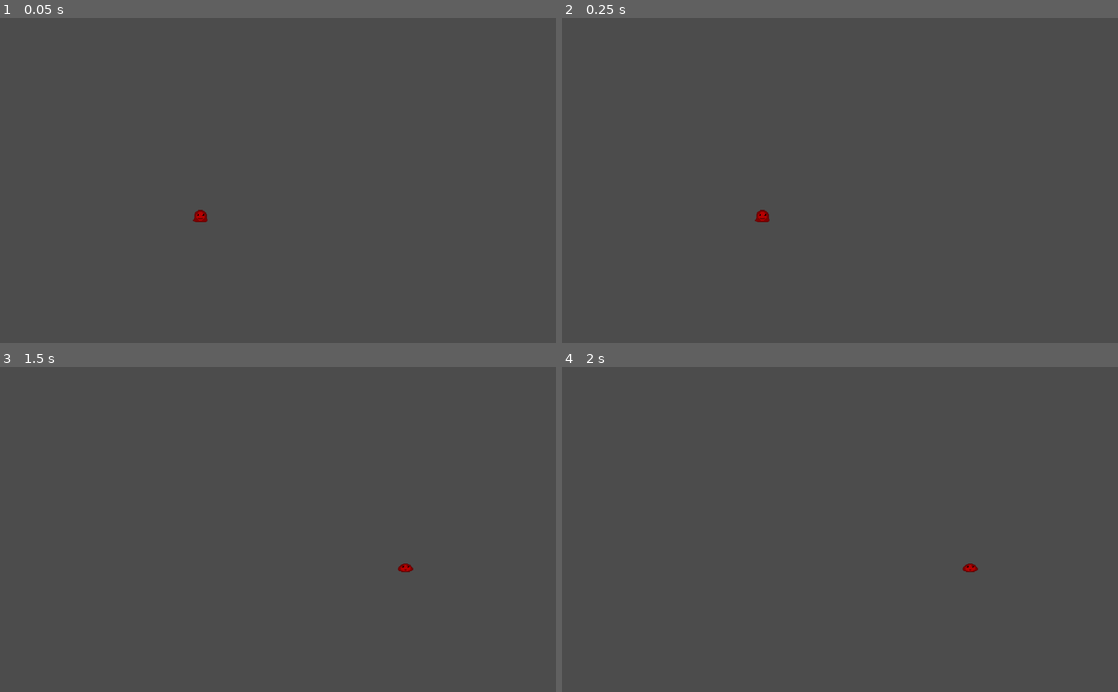
Above: before the commit, frames 1-4 (two rows, left to right).
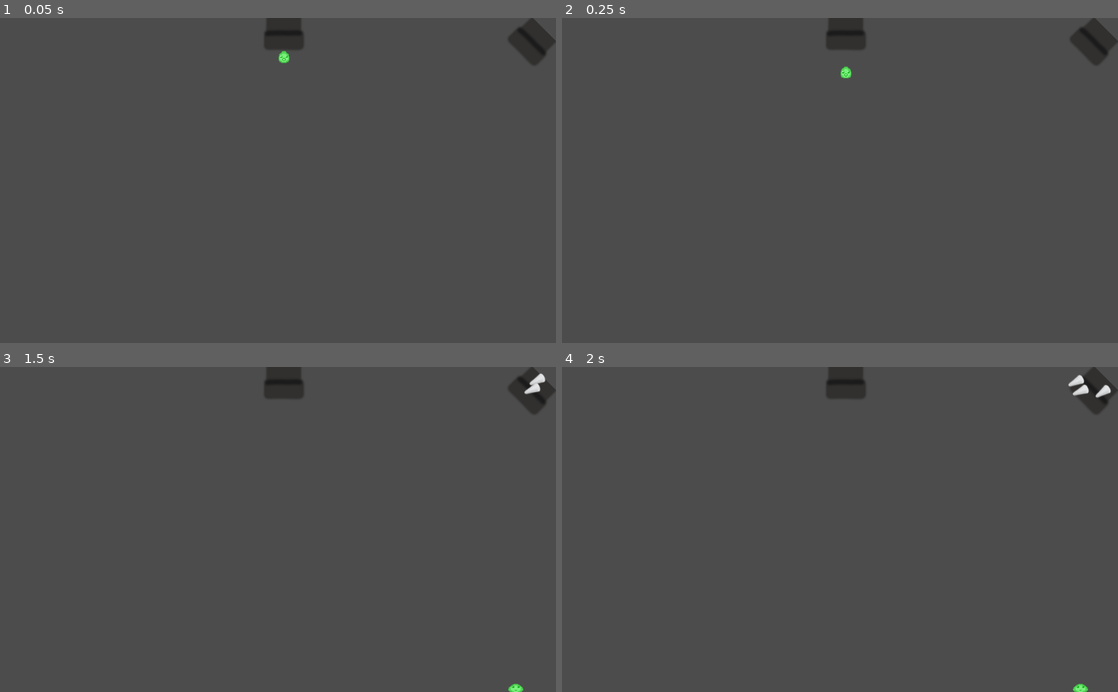
Above: after the commit, the same moments.

Repository: Aasherknight/Slimy
Game: Godot game, scene res://main.tscn
Same seed, same stepped clock (60 frames per second), same inputs: the game is played once before the commit and once after it.
Inputs:
- Up to frame 1 (0.05 s): no input
- Up to frame 2 (0.25 s): no input
- Up to frame 3 (1.5 s): hold Right (ui_right) 0.53-1.28 s; hold Down (ui_down) from 1.28 s (still down)
- Up to frame 4 (2 s): keep holding Down (ui_down)

The runs differ from the first frame. In frame 1, 1.4% of the frame differs, in the area x 34-100%, y 0-63%; in frame 2, 1.4%; in frame 3, 1.4%; in frame 4, 1.4%.

Commit message:
Avoid the spikes!

Diff:
--- a/Player.gd
+++ b/Player.gd
@@ -8,7 +8,7 @@
 var spawn = Vector2( 5, 5)
 
 #Movement variables
-var falling = false
+var falling = true
 var jumping = false
 var screen_bot = 590
 var jumpPower = 9
@@ -18,8 +18,9 @@
 var grav = 0.25
 
 #Collectables
-var red = true #determines if a Character has collected a Red Jelly and is able to eat enemies
-var redTimer = 10.0 #The time left remaining on the red mode
+var red = false #determines if a Character has collected a Red Jelly and is able to eat enemies
+var redTimer = 0 #The time left remaining on the red mode
+var maxRedTime = 10.0
 var jellyCollected = 0 #Integer, the number of Jelly that the player currently has collected
 
 
@@ -97,12 +98,12 @@
 	position.y = clamp(position.y, 0, screen_bot)
 
 func _on_Player_body_entered(body):
-	if !red:
-		position = spawn
-		emit_signal("hit")
-	else:
-		emit_signal("eat")
+	emit_signal("hit")
+
+func respawn():
+	position = spawn
 
 func start(pos):
 	position = pos
+	spawn = pos
 	show()
--- a/Player.tscn
+++ b/Player.tscn
@@ -4,8 +4,8 @@
 [ext_resource path="res://art/move1.png" type="Texture" id=2]
 [ext_resource path="res://art/move2.png" type="Texture" id=3]
 [ext_resource path="res://art/slimey.png" type="Texture" id=4]
-[ext_resource path="res://art/jump3.png" type="Texture" id=5]
-[ext_resource path="res://art/fall1.png" type="Texture" id=6]
+[ext_resource path="res://art/fall1.png" type="Texture" id=5]
+[ext_resource path="res://art/jump3.png" type="Texture" id=6]
 [ext_resource path="res://art/smooshedslimy.png" type="Texture" id=7]
 
 [sub_resource type="SpriteFrames" id=1]
@@ -23,13 +23,13 @@
 }, {
 "frames": [ ExtResource( 5 ) ],
 "loop": true,
-"name": "jumping",
-"speed": 2.0
+"name": "falling",
+"speed": 5.0
 }, {
 "frames": [ ExtResource( 6 ) ],
 "loop": true,
-"name": "falling",
-"speed": 5.0
+"name": "jumping",
+"speed": 2.0
 }, {
 "frames": [ ExtResource( 7 ) ],
 "loop": true,
@@ -55,6 +55,7 @@
 gravity = 98.002
 linear_damp = 0.1
 angular_damp = 1.0
+collision_layer = 15
 audio_bus_override = false
 audio_bus_name = "Master"
 script = ExtResource( 1 )
--- /dev/null
+++ b/Spikes.gd
@@ -0,0 +1,10 @@
+extends RigidBody2D
+
+export (int) var min_speed = 50  # Minimum speed range.
+export (int) var max_speed = 100 # Maximum speed range.
+
+func _ready():
+	pass
+
+func _on_Visibility_screen_exited():
+    queue_free()
--- /dev/null
+++ b/Spikes.tscn
@@ -0,0 +1,40 @@
+[gd_scene load_steps=3 format=2]
+
+[ext_resource path="res://Spikes.gd" type="Script" id=1]
+[ext_resource path="res://art/spike.png" type="Texture" id=2]
+
+[node name="RigidBody2D" type="RigidBody2D"]
+
+input_pickable = false
+collision_layer = 1
+collision_mask = 1
+mode = 0
+mass = 1.0
+friction = 1.0
+bounce = 0.0
+gravity_scale = 0.0
+custom_integrator = false
+continuous_cd = 0
+contacts_reported = 0
+contact_monitor = false
+sleeping = false
+can_sleep = true
+linear_velocity = Vector2( 0, 0 )
+linear_damp = -1.0
+angular_velocity = 0.0
+angular_damp = -1.0
+script = ExtResource( 1 )
+_sections_unfolded = [ "Collision", "collision" ]
+min_speed = 50
+max_speed = 100
+
+[node name="Sprite" type="Sprite" parent="." index="0"]
+
+scale = Vector2( 0.25, 0.25 )
+texture = ExtResource( 2 )
+_sections_unfolded = [ "Transform" ]
+
+[node name="CollisionPolygon2D" type="CollisionPolygon2D" parent="." index="1"]
+
+build_mode = 0
+polygon = PoolVector2Array( -8.37085, -10.8952, -6.09813, -13.8673, -0.853394, -14.3917, 4.56617, -13.6924, 8.41232, -9.67147, 0.894852, 13.9298, -1.72752, 16.0277, -4.17506, 13.4054 )
--- a/main.gd
+++ b/main.gd
@@ -1,40 +1,56 @@
 extends Node
 
-export (PackedScene) var Mob
+export (PackedScene) var Spikes
 var score
+var lives
+
+const Spike = preload("Spikes.gd")
 
 func _ready():
 	randomize()
 	new_game()
 
 func game_over():
-	$scoreTimer.stop()
-	$mobTimer.stop()
+	lives = lives-1
+	if(lives==0):
+		$scoreTimer.stop()
+		$mobTimer.stop()
+		print(score)
+		_ready()
+		for child in get_children():
+			if(child is Spike):
+				child.queue_free()
+	else:
+		$Player.respawn()
 
 func new_game():
+	lives = 3
 	score = 0
 	$Player.start($startPosition.position)
 	$startTimer.start()
+	$mobTimer.set_wait_time(0.5)
 
 func _on_startTimer_timeout():
     $mobTimer.start()
     $scoreTimer.start()
 
 func _on_scoreTimer_timeout():
-    score += 1
+	score += 1
+	if($mobTimer.get_wait_time()>0.05):
+		$mobTimer.set_wait_time($mobTimer.get_wait_time()-0.05)
 
 func _on_mobTimer_timeout():
-    # Choose a random location on Path2D.
-    $mobPath/mobSpawn.set_offset(randi())
-    # Create a Mob instance and add it to the scene.
-    var mob = Mob.instance()
-    add_child(mob)
-    # Set the mob's direction perpendicular to the path direction.
-    var direction = $mobPath/mobSpawn.rotation + PI / 2
-    # Set the mob's position to a random location.
-    mob.position = $mobPath/mobSpawn.position
-    # Add some randomness to the direction.
-    direction += rand_range(-PI / 4, PI / 4)
-    mob.rotation = direction
-    # Choose the velocity.
-    mob.set_linear_velocity(Vector2(rand_range(mob.min_speed, mob.max_speed), 0).rotated(direction))
+	# Choose a random location on Path2D.
+	$Pipe1/Pipe1Spawn.set_offset(randi())
+	# Create a Spike instance and add it to the scene.
+	var mob = Spikes.instance()
+	add_child(mob)
+	# Set the mob's direction perpendicular to the path direction.
+	var direction = $Pipe1/Pipe1Spawn.rotation
+	# Set the mob's position to a random location.
+	mob.position = $Pipe1/Pipe1Spawn.position
+	# Add some randomness to the direction.
+	direction += rand_range(-PI / 4, PI / 4)
+	mob.rotation = direction
+	# Choose the velocity.
+	mob.set_axis_velocity(Vector2(rand_range(mob.min_speed, mob.max_speed), 0).rotated(180-direction))
--- a/main.tscn
+++ b/main.tscn
@@ -1,56 +1,75 @@
-[gd_scene load_steps=5 format=2]
+[gd_scene load_steps=6 format=2]
 
 [ext_resource path="res://main.gd" type="Script" id=1]
-[ext_resource path="res://mobs.tscn" type="PackedScene" id=2]
-[ext_resource path="res://Player.tscn" type="PackedScene" id=3]
+[ext_resource path="res://Spikes.tscn" type="PackedScene" id=2]
+[ext_resource path="res://art/pipe.png" type="Texture" id=3]
+[ext_resource path="res://Player.tscn" type="PackedScene" id=4]
 
 [sub_resource type="Curve2D" id=1]
 
 bake_interval = 5.0
 _data = {
-"points": PoolVector2Array( 0, 0, 0, 0, 0, 0, 0, 0, 0, 0, 0, 0, 0, 0, 0, 0, 1020.97, 0, 0, 0, 0, 0, 1020.97, 601.206, 0, 0, 0, 0, 1020.97, 601.206, 0, 0, 0, 0, 0, 601.206, 0, 0, 0, 0, 0, 0 )
+"points": PoolVector2Array( 0, 0, 0, 0, 973.168, 5.12096, 0, 0, 0, 0, 1020.53, 53.8449 )
 }
 
-[node name="Node" type="Node"]
+[node name="Node" type="Node" index="0"]
 
 script = ExtResource( 1 )
-Mob = ExtResource( 2 )
+Spikes = ExtResource( 2 )
 
-[node name="mobTimer" type="Timer" parent="." index="0"]
+[node name="Sprite" type="Sprite" parent="." index="0"]
+
+position = Vector2( 967.844, 53.9764 )
+rotation = 0.785398
+scale = Vector2( 0.75, 0.75 )
+texture = ExtResource( 3 )
+_sections_unfolded = [ "Offset", "Transform" ]
+
+[node name="Sprite2" type="Sprite" parent="." index="1"]
+
+position = Vector2( 521.906, 43.9553 )
+scale = Vector2( 0.75, 0.75 )
+texture = ExtResource( 3 )
+_sections_unfolded = [ "Offset", "Transform" ]
+
+[node name="mobTimer" type="Timer" parent="." index="2"]
 
 process_mode = 1
 wait_time = 0.5
 one_shot = false
 autostart = false
 
-[node name="startTimer" type="Timer" parent="." index="1"]
+[node name="startTimer" type="Timer" parent="." index="3"]
 
 process_mode = 1
-wait_time = 2.0
+wait_time = 0.5
 one_shot = true
 autostart = false
 
-[node name="scoreTimer" type="Timer" parent="." index="2"]
+[node name="scoreTimer" type="Timer" parent="." index="4"]
 
 process_mode = 1
-wait_time = 1.0
+wait_time = 0.25
 one_shot = false
 autostart = false
 
-[node name="startPosition" type="Position2D" parent="." index="3"]
+[node name="startPosition" type="Position2D" parent="." index="5"]
 
-position = Vector2( 369.895, 367.679 )
+position = Vector2( 523.552, 70.3864 )
 scale = Vector2( 0.831027, 0.645731 )
 _sections_unfolded = [ "Transform" ]
 
-[node name="mobPath" type="Path2D" parent="." index="4"]
+[node name="Pipe1" type="Path2D" parent="." index="6"]
 
 self_modulate = Color( 0.5, 0.6, 1, 0.7 )
+position = Vector2( -14.7329, 16.9606 )
 scale = Vector2( 0.999046, 0.997994 )
 curve = SubResource( 1 )
 
-[node name="mobSpawn" type="PathFollow2D" parent="mobPath" index="0"]
+[node name="Pipe1Spawn" type="PathFollow2D" parent="Pipe1" index="0"]
 
+position = Vector2( 973.168, 5.12096 )
+rotation = 0.799529
 offset = 0.0
 h_offset = 0.0
 v_offset = 0.0
@@ -58,10 +77,11 @@
 cubic_interp = true
 loop = true
 lookahead = 4.0
+_sections_unfolded = [ "Transform" ]
 
-[node name="Player" parent="." index="5" instance=ExtResource( 3 )]
+[node name="Player" parent="." index="7" instance=ExtResource( 4 )]
 
-position = Vector2( 68.6982, 536.738 )
+position = Vector2( 524.658, 70.757 )
 scale = Vector2( 2.40474, 2.40221 )
 
 [connection signal="timeout" from="mobTimer" to="." method="_on_mobTimer_timeout"]
--- a/mobs.gd
+++ b/mobs.gd
@@ -23,5 +23,7 @@
 
 	pass
 
+
+
 func _on_Visibility_screen_exited():
     queue_free()
--- a/mobs.tscn
+++ b/mobs.tscn
@@ -2,17 +2,17 @@
 
 [ext_resource path="res://mobs.gd" type="Script" id=1]
 [ext_resource path="res://art/bat_land.png" type="Texture" id=2]
-[ext_resource path="res://art/skelly_walk1.png" type="Texture" id=3]
-[ext_resource path="res://art/skelly_walk2.png" type="Texture" id=4]
-[ext_resource path="res://art/imp_walk1.png" type="Texture" id=5]
-[ext_resource path="res://art/imp_walk2.png" type="Texture" id=6]
-[ext_resource path="res://art/imp_walk3.png" type="Texture" id=7]
-[ext_resource path="res://art/imp_walk4.png" type="Texture" id=8]
-[ext_resource path="res://art/bat_flap.png" type="Texture" id=9]
-[ext_resource path="res://art/bat_flap2.png" type="Texture" id=10]
-[ext_resource path="res://art/bat_flap3.png" type="Texture" id=11]
-[ext_resource path="res://art/skelly_stand.png" type="Texture" id=12]
-[ext_resource path="res://art/imp_stand.png" type="Texture" id=13]
+[ext_resource path="res://art/imp_walk1.png" type="Texture" id=3]
+[ext_resource path="res://art/imp_walk2.png" type="Texture" id=4]
+[ext_resource path="res://art/imp_walk3.png" type="Texture" id=5]
+[ext_resource path="res://art/imp_walk4.png" type="Texture" id=6]
+[ext_resource path="res://art/bat_flap.png" type="Texture" id=7]
+[ext_resource path="res://art/bat_flap2.png" type="Texture" id=8]
+[ext_resource path="res://art/bat_flap3.png" type="Texture" id=9]
+[ext_resource path="res://art/skelly_walk1.png" type="Texture" id=10]
+[ext_resource path="res://art/skelly_walk2.png" type="Texture" id=11]
+[ext_resource path="res://art/imp_stand.png" type="Texture" id=12]
+[ext_resource path="res://art/skelly_stand.png" type="Texture" id=13]
 
 [sub_resource type="SpriteFrames" id=1]
 
@@ -22,29 +22,29 @@
 "name": "bat_resting",
 "speed": 5.0
 }, {
-"frames": [ ExtResource( 3 ), ExtResource( 4 ) ],
+"frames": [ ExtResource( 3 ), ExtResource( 4 ), ExtResource( 5 ), ExtResource( 6 ) ],
+"loop": true,
+"name": "imp_moving",
+"speed": 5.0
+}, {
+"frames": [ ExtResource( 7 ), ExtResource( 8 ), ExtResource( 9 ), ExtResource( 8 ) ],
+"loop": true,
+"name": "bat_moving",
+"speed": 9.0
+}, {
+"frames": [ ExtResource( 10 ), ExtResource( 11 ) ],
 "loop": true,
 "name": "skelly_moving",
 "speed": 1.5
 }, {
-"frames": [ ExtResource( 5 ), ExtResource( 6 ), ExtResource( 7 ), ExtResource( 8 ) ],
-"loop": true,
-"name": "imp_moving",
-"speed": 5.0
-}, {
-"frames": [ ExtResource( 9 ), ExtResource( 10 ), ExtResource( 11 ), ExtResource( 10 ) ],
-"loop": true,
-"name": "bat_moving",
-"speed": 9.0
-}, {
 "frames": [ ExtResource( 12 ) ],
 "loop": true,
-"name": "skelly_resting",
+"name": "imp_resting",
 "speed": 5.0
 }, {
 "frames": [ ExtResource( 13 ) ],
 "loop": true,
-"name": "imp_resting",
+"name": "skelly_resting",
 "speed": 5.0
 } ]
 _sections_unfolded = [ "Resource" ]
--- a/platform.gd
+++ b/platform.gd
@@ -13,7 +13,6 @@
 
 func _ready():
 	plattype = randi() % platform_types.size()
-	print(plattype)
 	$AnimatedSprite.animation = plat_types[plattype]
 	if(platform_types[plattype] != "hazard"):
 		$platformCollision.disabled = false
--- a/platform.tscn
+++ b/platform.tscn
@@ -17,18 +17,18 @@
 custom_solver_bias = 0.0
 extents = Vector2( 16, 16 )
 
-[node name="RigidBody2D" type="RigidBody2D" index="0"]
+[node name="RigidBody2D" type="RigidBody2D"]
 
 position = Vector2( 99.9369, 59.5727 )
 scale = Vector2( 1.32109, 1.16542 )
 input_pickable = false
-collision_layer = 1
+collision_layer = 5
 collision_mask = 1
 mode = 0
 mass = 1.0
 friction = 1.0
 bounce = 0.0
-gravity_scale = 1.0
+gravity_scale = 0.0
 custom_integrator = false
 continuous_cd = 0
 contacts_reported = 0
@@ -39,6 +39,7 @@
 linear_damp = -1.0
 angular_velocity = 0.0
 angular_damp = -1.0
+_sections_unfolded = [ "Collision" ]
 
 [node name="AnimatedSprite" type="AnimatedSprite" parent="." index="0"]
 
--- a/project.godot
+++ b/project.godot
@@ -13,3 +13,10 @@
 config/name="Slimy"
 run/main_scene="res://main.tscn"
 config/icon="res://icon.png"
+
+[layer_names]
+
+2d_physics/layer_1="Player"
+2d_physics/layer_2="Enemies"
+2d_physics/layer_3="Platforms"
+2d_physics/layer_4="Powerups"
Binary file added: art/pipe.png
Not shown, added: art/pipe.png.import
Binary file added: art/spike.png
Not shown, added: art/spike.png.import
